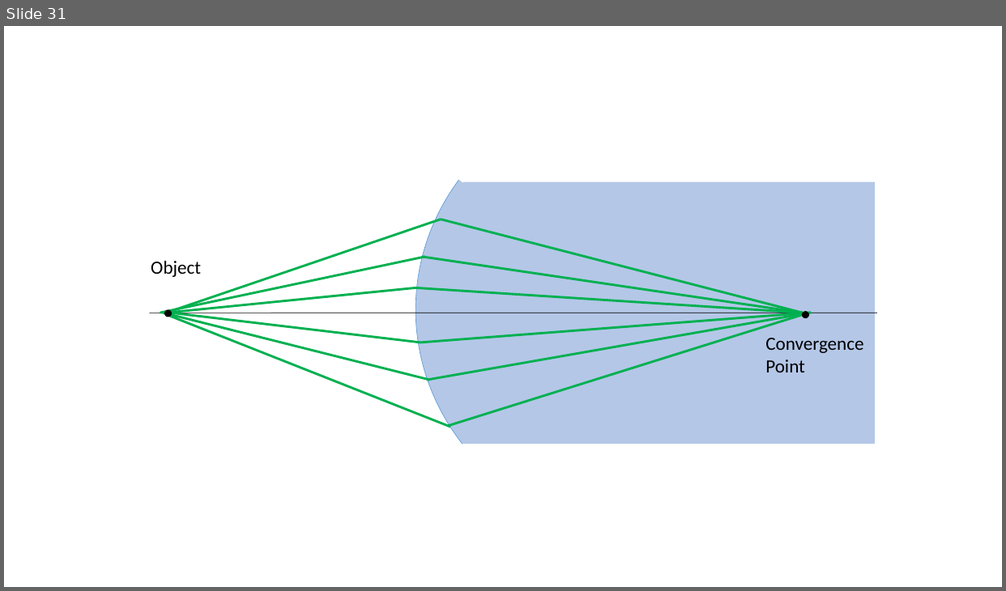
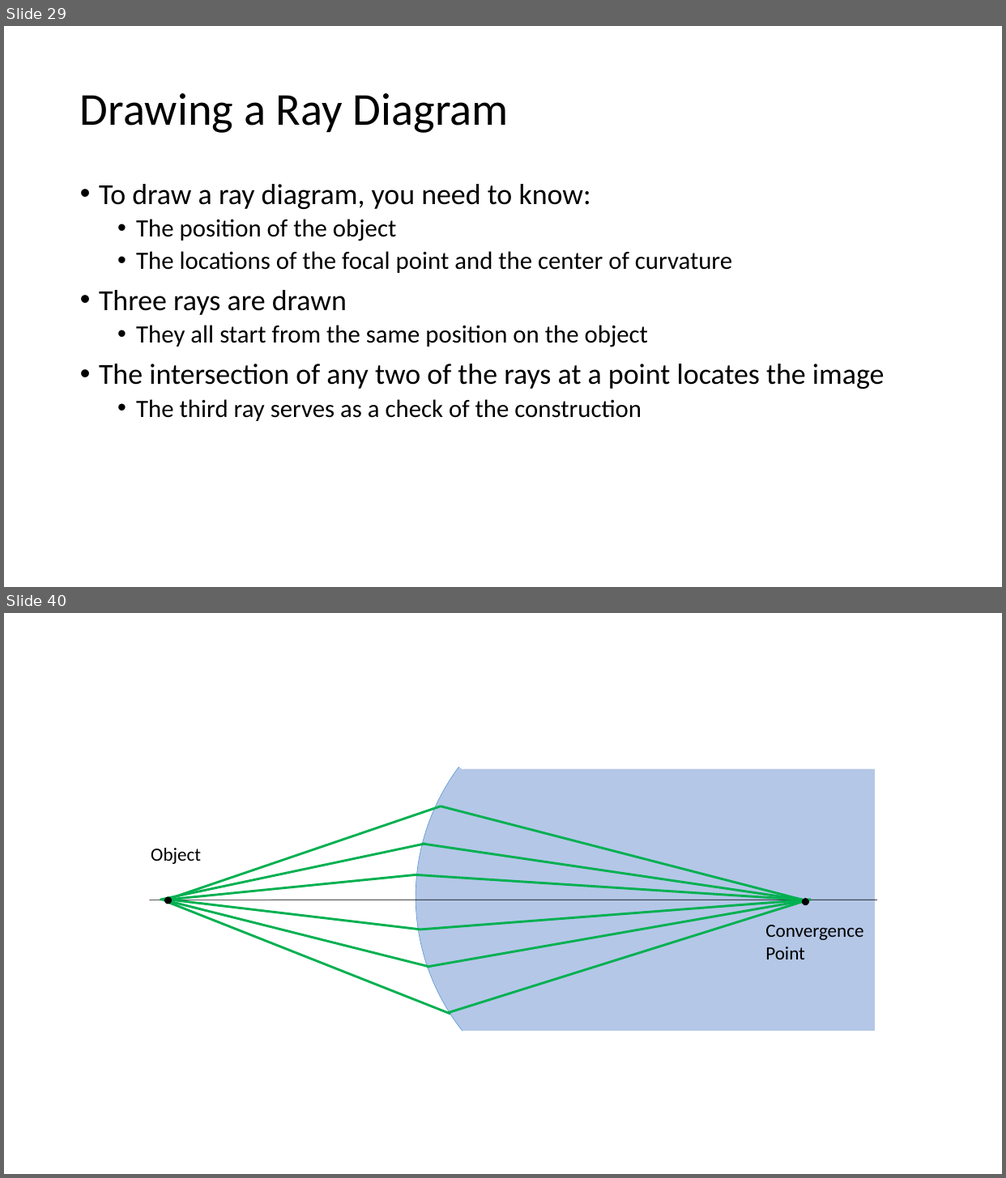
Before and after one commit to rtlines/Introductory-Physics-II, a slide deck: Lecture_Slides/PH 123 Lecture 16.pptx. Shown one above the other, each under a label of ours: slide 31 before the commit, slides 29 and 40 after it; the slides between them are not shown. The pictures are 1006x591 and 1006x1178 pixels, drawn with LibreOffice and Linux fonts; fonts in the diff are those of the drawing. Boxes give left, top, right and bottom in pixels: in the first picture for what was removed or moved away, otherwise in the second. Text is boxed around its words. In the diff, an @@ line names an element or a change of style, - is before the commit and + after.

```diff
--- a/Lecture_Slides/PH 123 Lecture 16.pptx
+++ b/Lecture_Slides/PH 123 Lecture 16.pptx
@@ slide 29 added at bbox=[4, 26, 1002, 587], background #FFFFFF @@
@@ title added at bbox=[80, 93, 509, 133], 44 pt, text #000000 @@
+Drawing a Ray Diagram
@@ text added at bbox=[99, 184, 884, 421], 24 pt, text #000000 @@
+• To draw a ray diagram, you need to know:
+  • The position of the object
+  • The locations of the focal point and the center of curvature
+• Three rays are drawn
+  • They all start from the same position on the object
+• The intersection of any two of the rays at a point locates the image
+  • The third ray serves as a check of the construction
@@ what was slide 31 is now slide 40 @@
```
Also in this commit, not shown: 44 other slides added, 10 other files.
